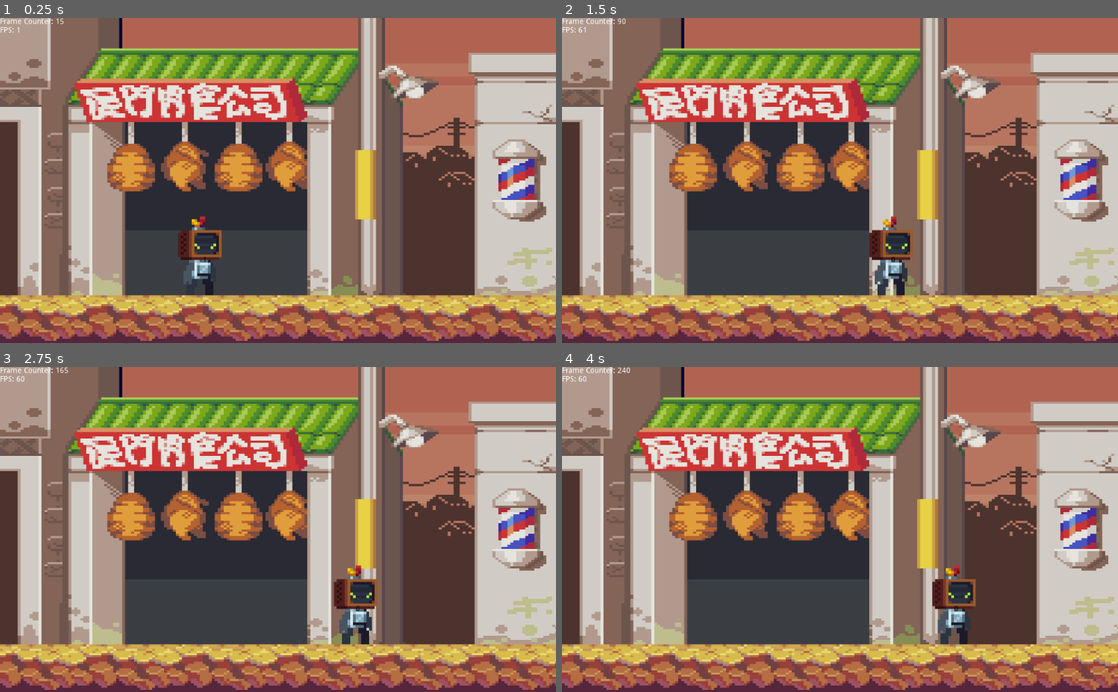
Above: before the commit, frames 1-4 (two rows, left to right).
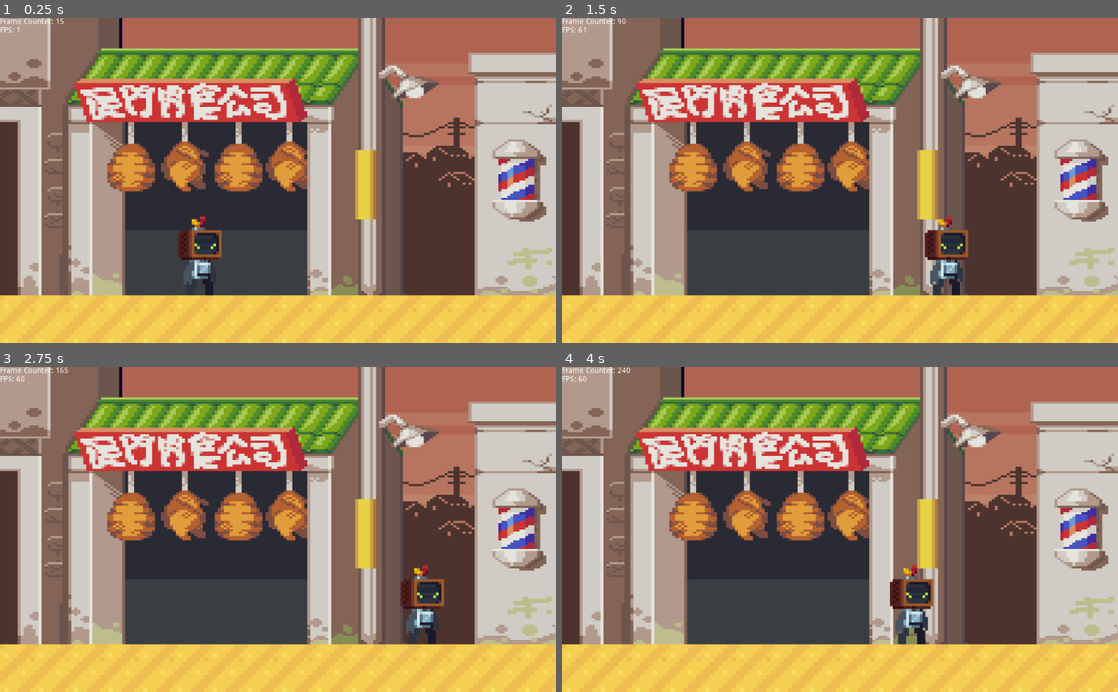
Above: after the commit, the same moments.

Repository: BasCandia/RollbackNetcodePeerToPeer
Game: Godot game, scene res://Scenes/Stage2DCollisions.tscn
Same seed, same stepped clock (60 frames per second), same inputs: the game is played once before the commit and once after it.
Inputs:
- Up to frame 1 (0.25 s): no input
- Up to frame 2 (1.5 s): tap Enter at 0.5 s; hold D 0.53-1.28 s; tap Z (GuardarDatos, bound only after the commit) at 0.6 s; tap Space at 0.77 s; tap P (test_fin, bound only after the commit) at 0.8, 1.35 s; hold A from 1.28 s (still down)
- Up to frame 3 (2.75 s): tap Space at 1.52 s; tap T (test_inicio, bound only after the commit) at 1.55, 2.1 s; release A at 2.03 s; hold D from 2.03 s (still down); tap Z (GuardarDatos, bound only after the commit) at 2.3 s
- Up to frame 4 (4 s): tap Z (GuardarDatos, bound only after the commit) at 2.85 s; tap Space at 3.02, 3.77 s; tap P (test_fin, bound only after the commit) at 3.05, 3.6 s; release D at 3.53 s; hold A from 3.53 s (still down); tap T (test_inicio, bound only after the commit) at 3.8 s

The runs differ from the first frame. In frame 1, 14% of the frame differs, in the area x 0-100%, y 85-100%; in frame 2, 16%, in the area x 0-100%, y 60-100%; in frame 3, 16%; in frame 4, 16%.

Commit message:
Estructura para Pruebas

Diff:
--- a/Scenes/Stage2DCollisions.tscn
+++ b/Scenes/Stage2DCollisions.tscn
@@ -52,7 +52,6 @@
 light_mask = 2
 
 [node name="TileMap" type="TileMap" parent="."]
-visible = false
 tile_set = SubResource( 1 )
 cell_custom_transform = Transform2D( 32, 0, 0, 32, 0, 0 )
 format = 1
--- a/Scripts/InputControl.gd
+++ b/Scripts/InputControl.gd
@@ -11,6 +11,15 @@
 
 var input_array = [] #array to hold 256 Inputs
 var state_queue = [] #queue for Frame_States of past frames (for rollback)
+
+#Pruebas
+var frame_ms_array = [] #Index es el numero de frame guardado, valor ping en ms
+#[NroPrueba][Frame] = valor de ms
+var flag_ms_array = false #Si este cambia a true, se comenzara a guardar datos
+var nro_prueba = 0
+const MINUTO_FPS = 3600 #3600 frames a 60 fps es un minuto, para realizar pruebas y guardar valores de ping
+const CANT_PRUEBAS = 10 # 1-> 50ms 2->100ms 30->150ms y asi
+var frame_count_test = 0
 
 var canReset = true #for testing state reset
 
@@ -49,6 +58,13 @@
 		#empty input, frame 0, inital game state
 		state_queue.append(Frame_State.new(Inputs.new(), 0, get_game_state()))
 
+	for _x in range(0,CANT_PRUEBAS):
+		var row = []
+		for _y in range(0,MINUTO_FPS):
+			var column = []
+			row.append(column)
+		frame_ms_array.append(row)
+
 
 func _physics_process(_delta):
 	handle_input()
@@ -57,7 +73,15 @@
 	var FPS = get_parent().get_node("FPS")
 	Frame_Counter_Label.text = "Frame Counter: " + str(frame_count)
 	FPS.text = "FPS: " + str(Engine.get_frames_per_second())
+	#Recopilar datos de prueba
+	if flag_ms_array == true:
+		if frame_count_test < MINUTO_FPS:
+			frame_ms_array[nro_prueba-1][frame_count_test] = 1 #el 1 es un holder, cambiar por valor de ms obtenido en conexion
+			print("Se recopilo dato de Frame: "+ str(frame_count_test))
+		else:
+			print("Prueba Concluida")
 
+		frame_count_test += 1
 
 func handle_input(): #get inputs, call child functions
 	var pre_game_state = get_game_state()
@@ -72,6 +96,17 @@
 		local_input[1] = true
 	if Input.is_key_pressed(KEY_SPACE):
 		local_input[2] = true
+	if Input.is_action_just_pressed("test_inicio"):
+		nro_prueba += 1
+		print("Prueba Nro: "+ str(nro_prueba))
+		flag_ms_array = true
+	if Input.is_action_just_pressed("test_fin"):
+		print("Fin de la prueba Nro: "+ str(nro_prueba))
+		frame_count_test = 0
+		flag_ms_array = false
+	if Input.is_action_just_pressed("GuardarDatos"):
+		GuardarDatos()
+
 
 	input_array[(frame_num + input_delay) % 256].local_input = local_input
 	frame_count += 1
@@ -80,6 +115,7 @@
 
 	#testing resetting of state
 	if Input.is_key_pressed(KEY_ENTER):
+# warning-ignore:standalone_expression
 		canReset && reset_state_all(state_queue[0].game_state)
 		canReset = false
 	else:
@@ -122,3 +158,15 @@
 	for child in get_children():
 		state[child.name] = child.get_state()
 	return state.duplicate(true) #deep duplicate to copy all nested dictionaries by value
+
+func GuardarDatos():
+	var texto = ""
+	for x in range (0,nro_prueba):
+		texto = texto + "Prueba " + str(x) + "\n"
+		for y in range(0, MINUTO_FPS):
+			texto = texto + "Frame: "+ str(y+1)+ " Ping: "+ str(frame_ms_array[nro_prueba-1][y]) + "\n"
+		texto = texto + "\n"
+	var file = File.new()
+	file.open("res://Test.txt", File.WRITE)
+	file.store_string(texto)
+	file.close()
--- a/Scripts/LocalPlayer.gd
+++ b/Scripts/LocalPlayer.gd
@@ -34,10 +34,10 @@
 	var vect = Vector2(0, 0)
 
 	if input.local_input[0]: #A
-		vect.x -= 7
+		vect.x -= 10
 
 	if input.local_input[1]: #D
-		vect.x += 7
+		vect.x += 10
 
 	if input.local_input[2]: #SPACE
 		counter = counter/2
--- a/project.godot
+++ b/project.godot
@@ -28,6 +28,24 @@
 fps=false
 frames=false
 
+[input]
+
+test_inicio={
+"deadzone": 0.5,
+"events": [ Object(InputEventKey,"resource_local_to_scene":false,"resource_name":"","device":0,"alt":false,"shift":false,"control":false,"meta":false,"command":false,"pressed":false,"scancode":0,"physical_scancode":84,"unicode":0,"echo":false,"script":null)
+ ]
+}
+test_fin={
+"deadzone": 0.5,
+"events": [ Object(InputEventKey,"resource_local_to_scene":false,"resource_name":"","device":0,"alt":false,"shift":false,"control":false,"meta":false,"command":false,"pressed":false,"scancode":0,"physical_scancode":80,"unicode":0,"echo":false,"script":null)
+ ]
+}
+GuardarDatos={
+"deadzone": 0.5,
+"events": [ Object(InputEventKey,"resource_local_to_scene":false,"resource_name":"","device":0,"alt":false,"shift":false,"control":false,"meta":false,"command":false,"pressed":false,"scancode":0,"physical_scancode":90,"unicode":0,"echo":false,"script":null)
+ ]
+}
+
 [layer_names]
 
 2d_physics/layer_1="Player"
Not shown, added: Test.txt
